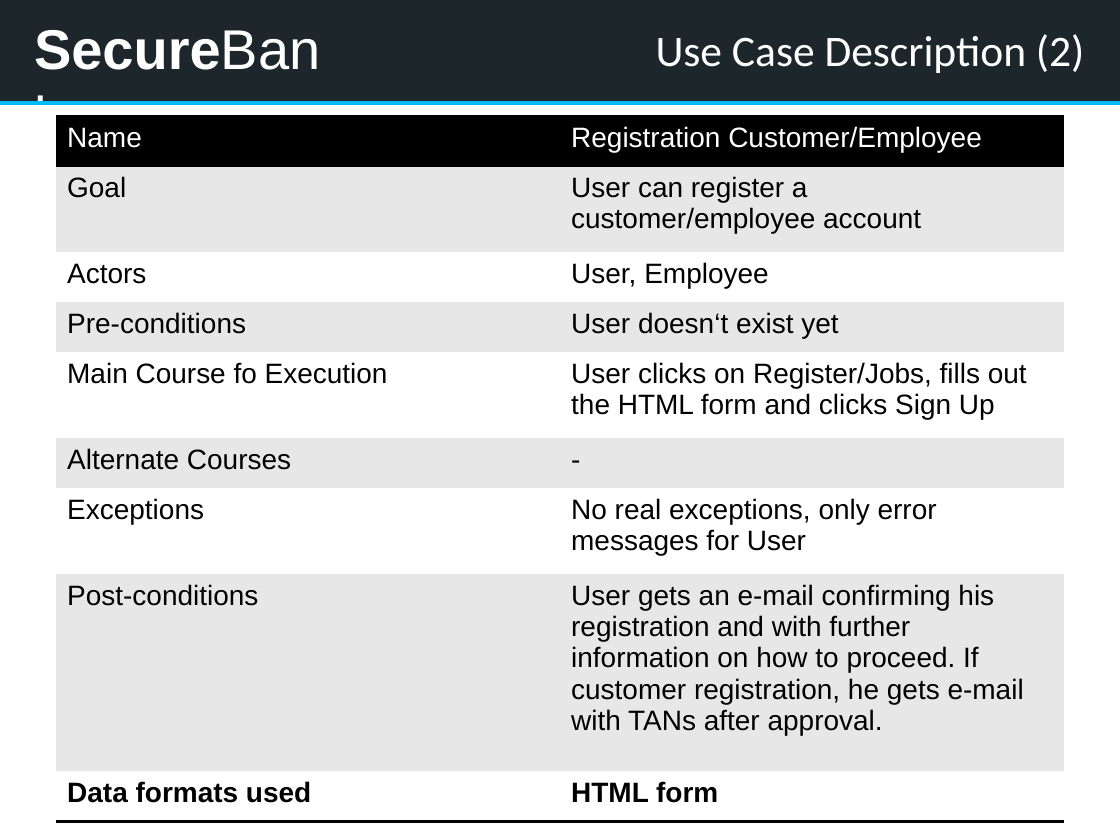
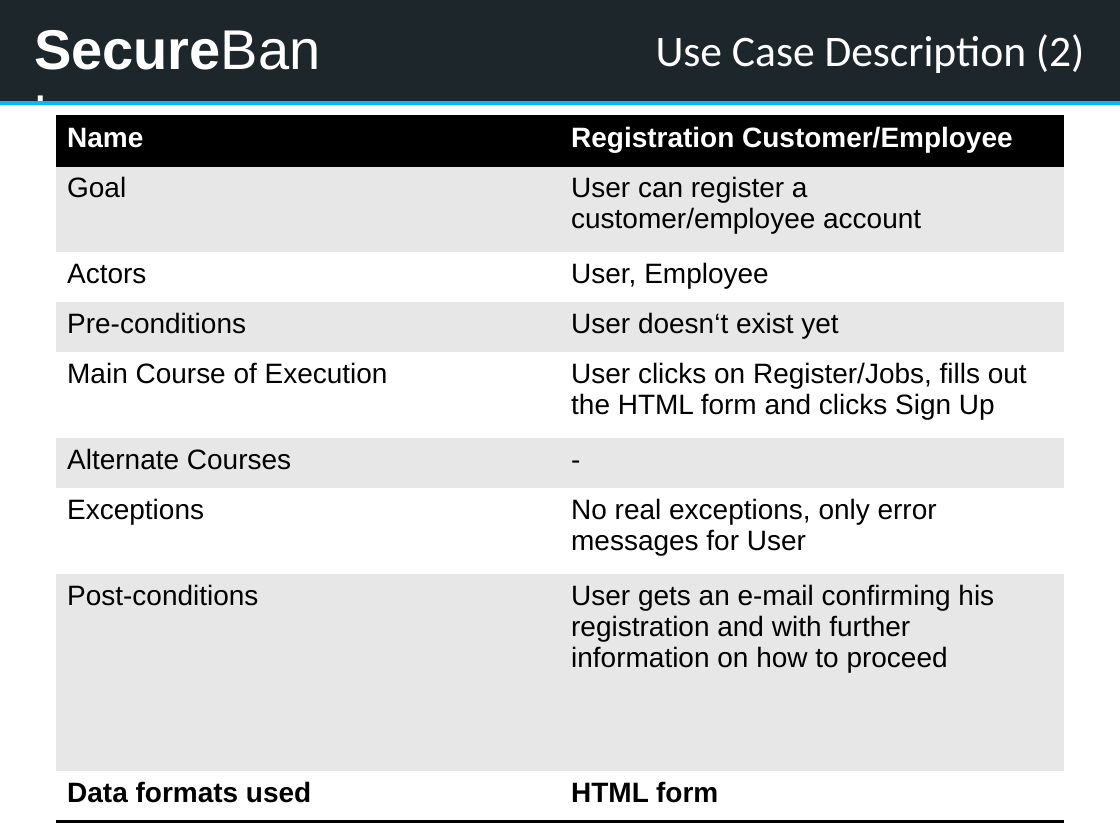
Before and after one commit to kwuerl/secure-coding-team-8, a slide deck: slide 9 of presentation1.pptx. Drawn at 1120x840 pixels with LibreOffice and Linux fonts; fonts in the diff are those of the drawing. Boxes give left, top, right and bottom in pixels: in the first picture for what was removed or moved away, otherwise in the second. Text is boxed around its words. In the diff, an @@ line names an element or a change of style, - is before the commit and + after.

```diff
--- a/presentation1.pptx
+++ b/presentation1.pptx
@@ table at [56, 116, 1064, 822] @@
-row 5, column 1: Main Course fo Execution
+row 5, column 1: Main Course of Execution
-row 8, column 2: User gets an e-mail confirming his registration and with further information on how to proceed. If customer registration, he gets e-mail with TANs after approval.
+row 8, column 2: User gets an e-mail confirming his registration and with further information on how to proceed
@@ bold on in "Name", "Registration Customer/Employee", "Data formats used", "HTML form" @@
```
Also in this commit, not shown: 8 other slides changed, 5 slides added.
